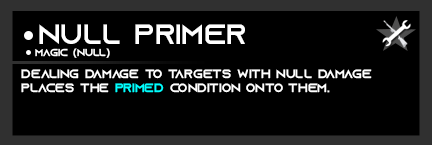
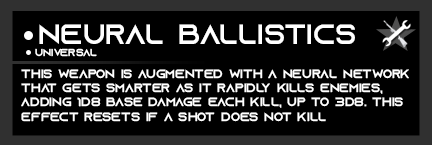
Layer changes from the first 432×145 image to the second:
painted on "Mod Name" over [61, 24, 355, 44]
painted on "Socket Compatibility" over [35, 48, 110, 58]
painted on "Description" over [21, 69, 409, 122]
